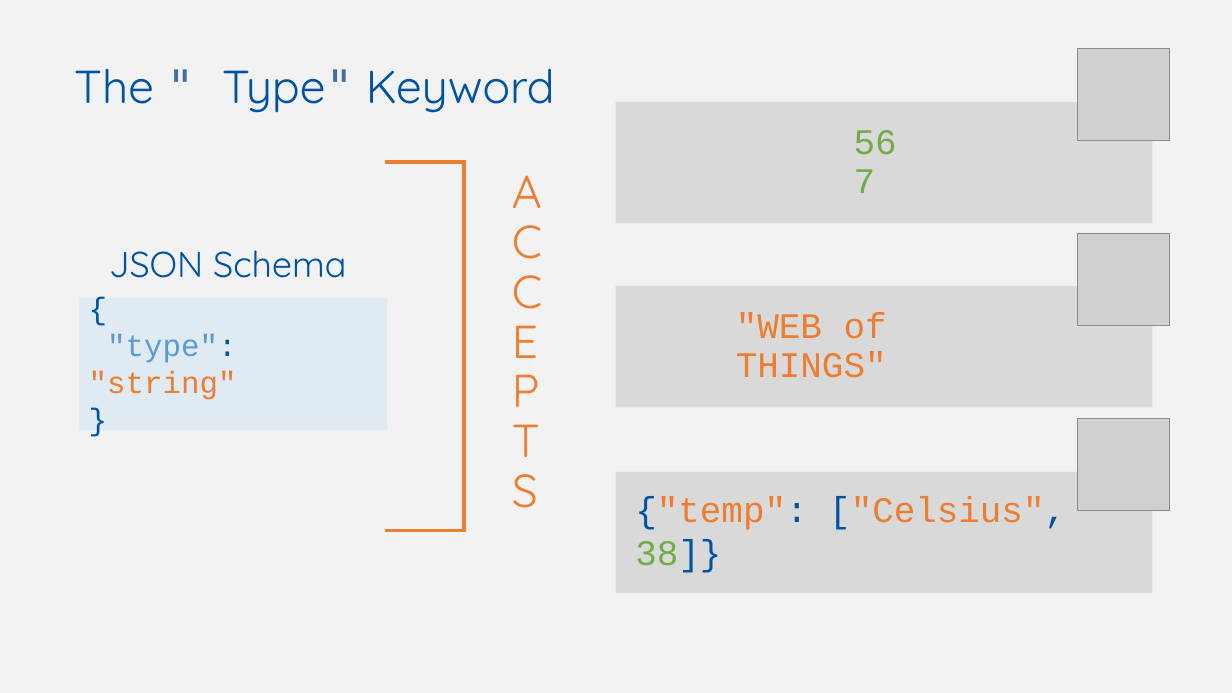
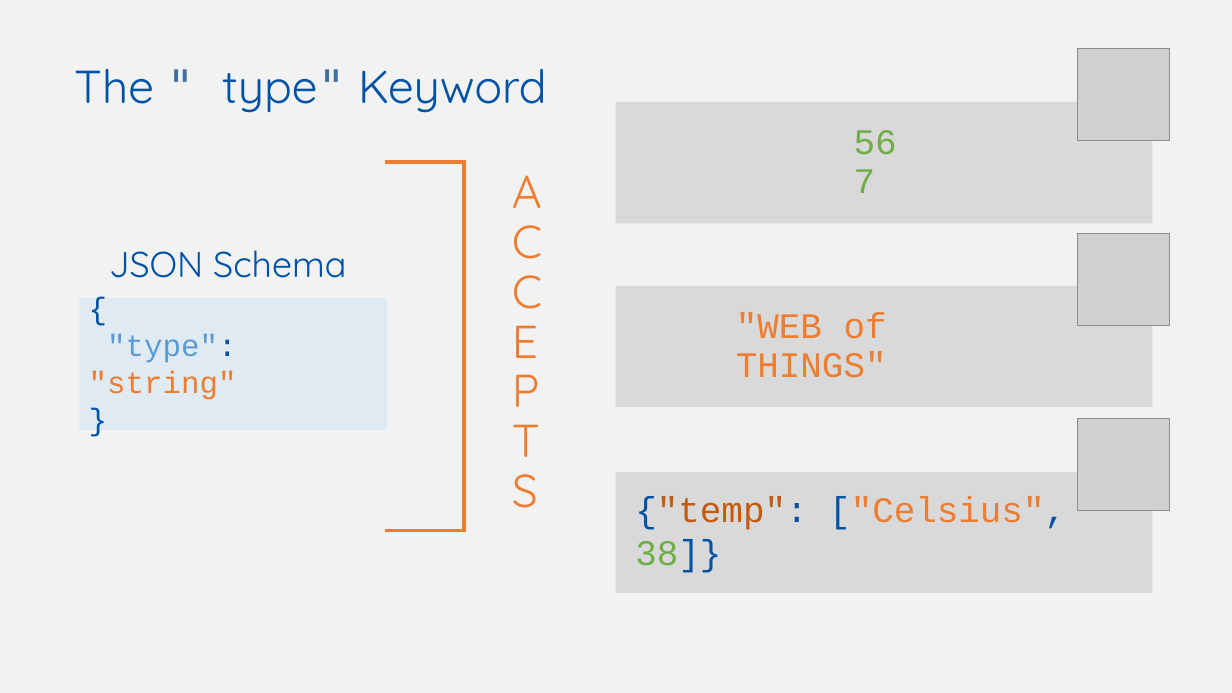
Before and after one commit to w3c/wot-cg, a slide deck: slide 9 of Tutorials/whatiswot/6-JSON_Schema_in_Practice/6-JSON_Schema_in_Practice.pptx. Drawn at 1232x693 pixels with LibreOffice and Linux fonts; fonts in the diff are those of the drawing; grey boxes stand for pictures. Boxes give left, top, right and bottom in pixels: in the first picture for what was removed or moved away, otherwise in the second. Text is boxed around its words. In the diff, an @@ line names an element or a change of style, - is before the commit and + after.

```diff
--- a/Tutorials/whatiswot/6-JSON_Schema_in_Practice/6-JSON_Schema_in_Practice.pptx
+++ b/Tutorials/whatiswot/6-JSON_Schema_in_Practice/6-JSON_Schema_in_Practice.pptx
@@ text at box(74, 69, 547, 113): text changed @@
-The " Type" Keyword
+The " type" Keyword
@@ text "{"temp": ["Celsius", 38]}" at box(635, 496, 1066, 573): text colour #ED7D31 to #C55A11 in "{"temp":" @@
```
Also in this commit, not shown: 12 other slides changed.
